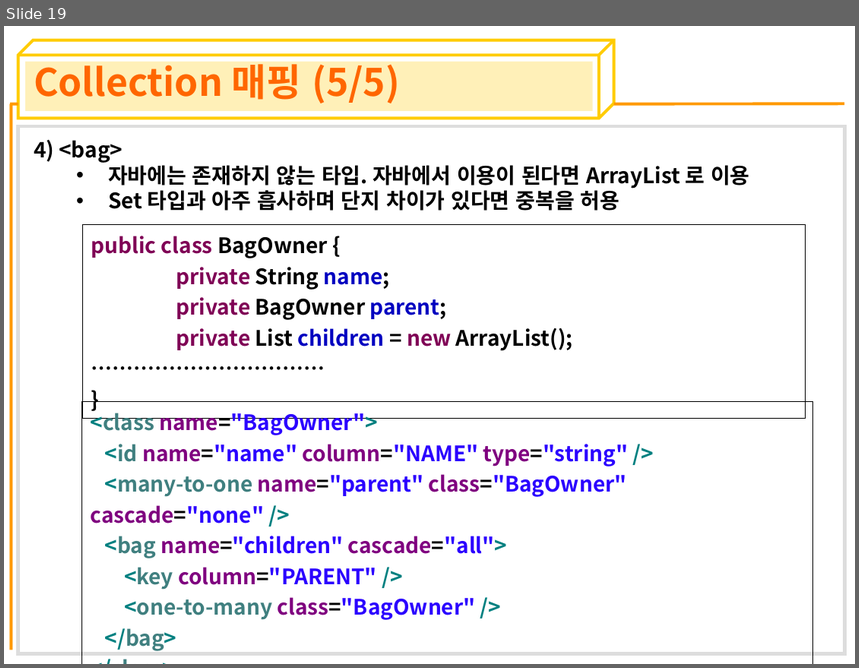
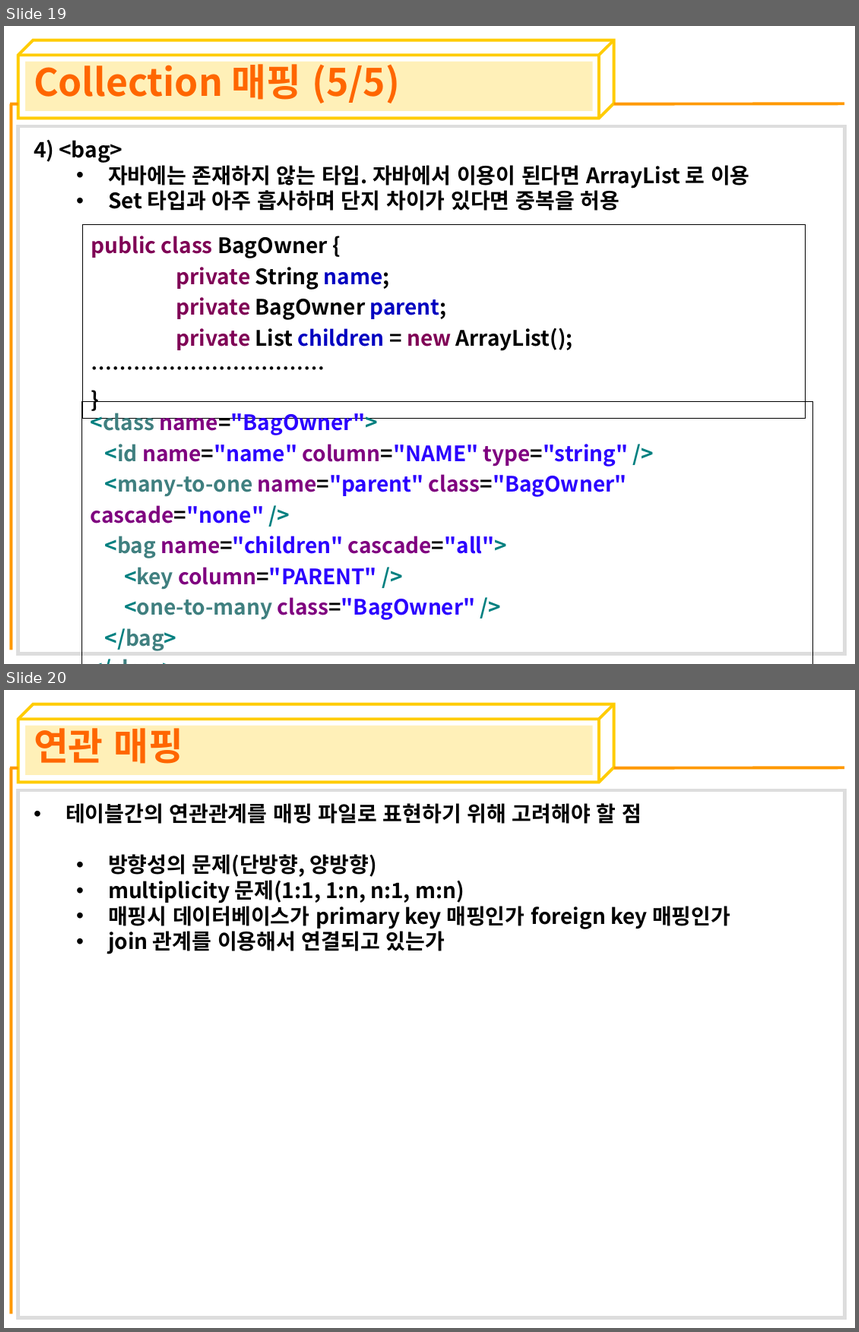
Before and after one commit to crazyjin7/sds-java-framework, a slide deck: FrameworkWeb/doc/PPT/08장_ORMapping.ppt. Shown one above the other, each under a label of ours: slide 19 before the commit, slides 19 and 20 after it. The pictures are 859x668 and 859x1332 pixels, drawn with LibreOffice and Linux fonts; fonts in the diff are those of the drawing. Boxes give left, top, right and bottom in pixels: in the first picture for what was removed or moved away, otherwise in the second. Text is boxed around its words. In the diff, an @@ line names an element or a change of style, - is before the commit and + after.

```diff
--- a/FrameworkWeb/doc/PPT/08장_ORMapping.ppt
+++ b/FrameworkWeb/doc/PPT/08장_ORMapping.ppt
@@ slide 20 added at [4,690,855,1328], background #FFFFFF; not listed: 6 template elements that a slide beside it also shows @@
@@ title added at [34,722,184,764], 32 pt, text #FF6600, bold @@
+연관 매핑
@@ text added at [66,803,731,954], 18 pt, text #000000, bold @@
+• 테이블간의 연관관계를 매핑 파일로 표현하기 위해 고려해야 할 점
+  • 방향성의 문제(단방향, 양방향)
+  • multiplicity 문제(1:1, 1:n, n:1, m:n)
+  • 매핑시 데이터베이스가 primary key 매핑인가 foreign key 매핑인가
+  • join 관계를 이용해서 연결되고 있는가
```
Also in this commit, not shown: 22 other slides added, 1 other file.
